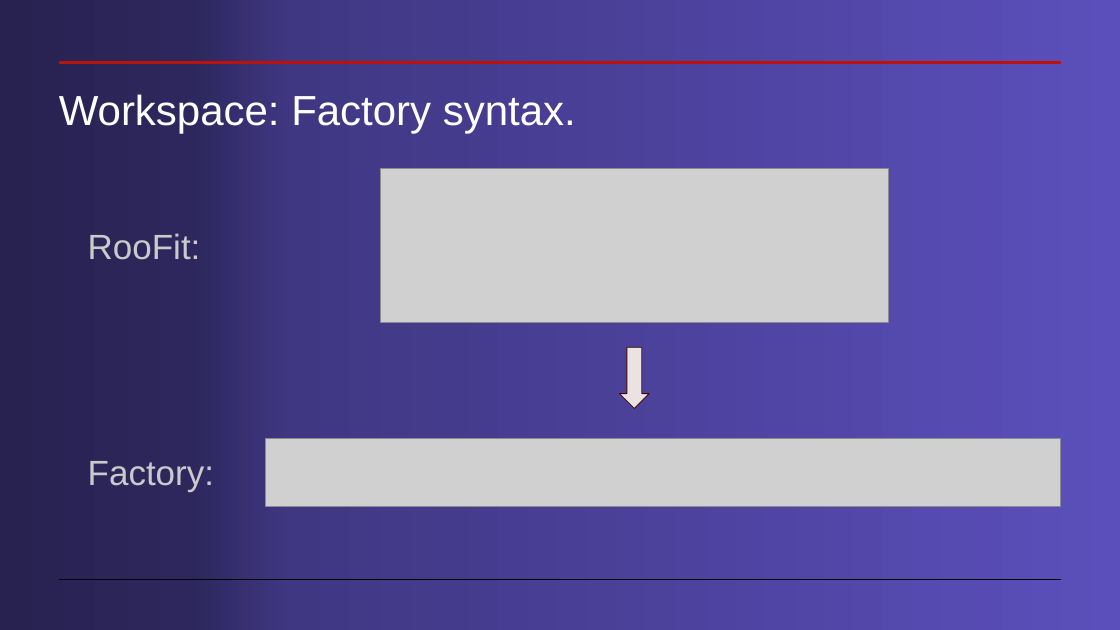
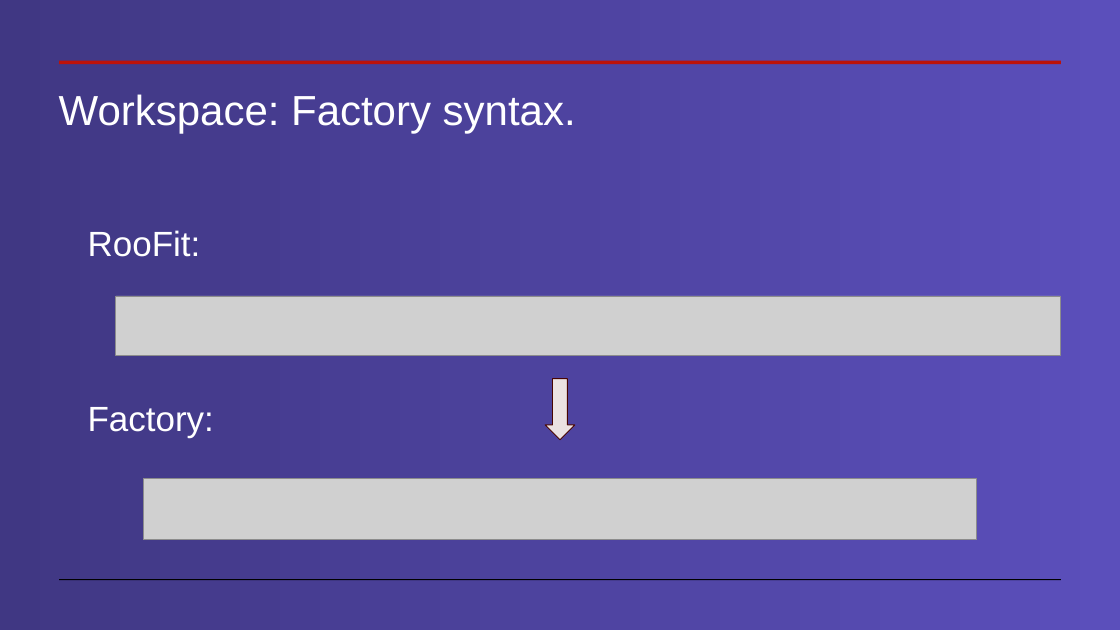
Before and after one commit to cdavidgutierrez/ProyectoFinal_CERN_ROOT, a slide deck: slide 14 of Workspaces en root.pptx (slide 11 before the commit). Drawn at 1120x630 pixels with LibreOffice and Linux fonts; fonts in the diff are those of the drawing; grey boxes stand for pictures. Boxes give left, top, right and bottom in pixels: in the first picture for what was removed or moved away, otherwise in the second. Text is boxed around its words. In the diff, an @@ line names an element or a change of style, - is before the commit and + after.

```diff
--- a/Workspaces en root.pptx
+++ b/Workspaces en root.pptx
@@ background gradient #5B4FBB to #403783 to #2D275D to #282251 to gradient #5B4FBB to #403783 @@
@@ picture removed at <box>381,169,888,323</box> @@
@@ text "RooFit:" at <box>88,230,201,257</box>: text colour #CACACA to #FFFFFF @@
@@ picture added at <box>116,296,1060,355</box> @@
@@ text "Factory:" at <box>88,407,214,438</box>: text colour #CACACA to #FFFFFF @@
@@ text "Factory:": place and size @@
-text "Factory:" at <box>88,461,214,492</box>
+text "Factory:" at <box>88,407,214,438</box>
@@ down arrow: place and size @@
-down arrow at <box>620,348,649,409</box>
+down arrow at <box>545,379,575,440</box>
@@ picture removed at <box>266,439,1061,507</box> @@
@@ picture added at <box>144,479,977,540</box> @@
```
Also in this commit, not shown: 18 other slides changed, 8 slides added, 11 slides removed.
